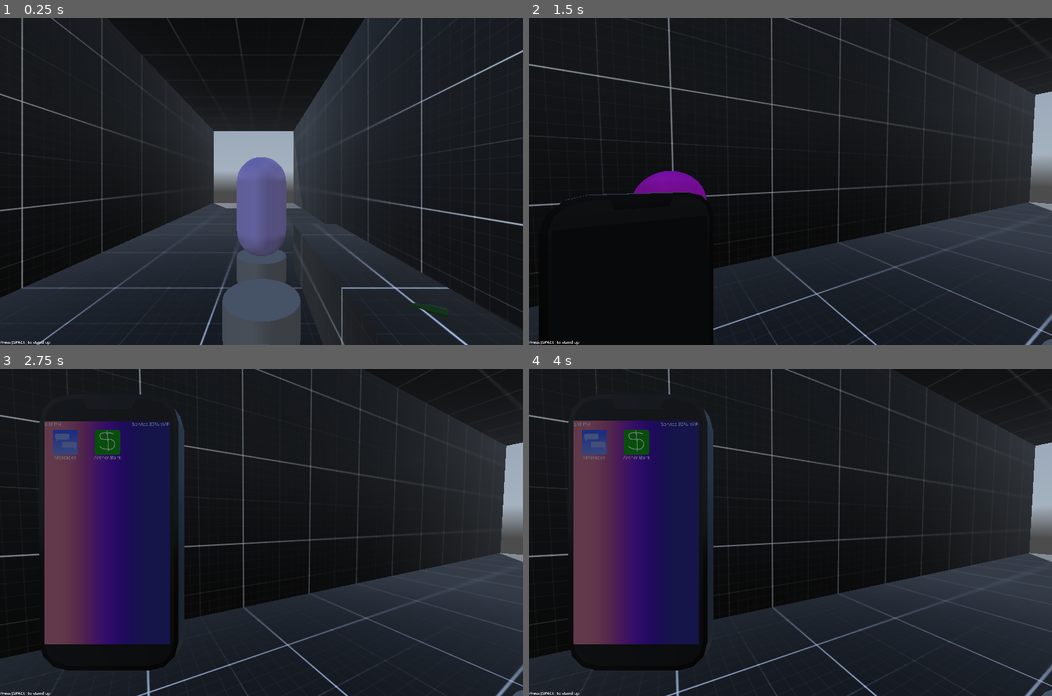
Above: before the commit, frames 1-4 (two rows, left to right).
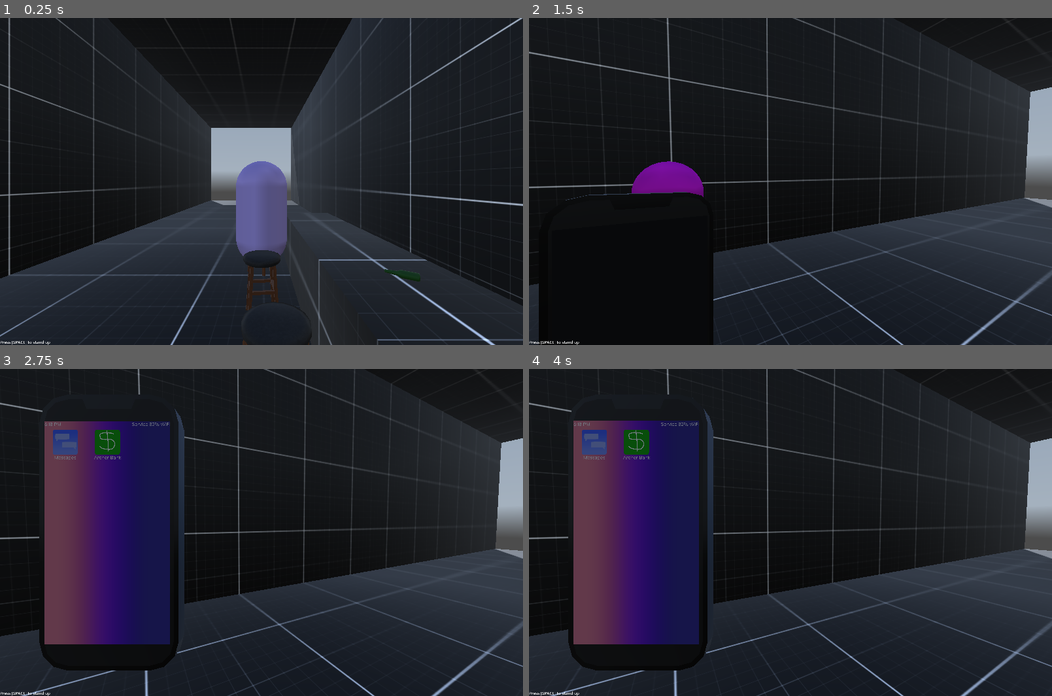
Above: after the commit, the same moments.

Repository: LucasMc17/One-Man-s-Trash
Game: Godot game, scene res://levels/level_01/root.tscn
The game is run twice, just before and just after one commit, with the same random seed, the same clock (stepped at 60 frames per second) and the same inputs. A sky picture missing from this copy of the repository is replaced by a grey-blue gradient.
Inputs (mouse positions are in pixels of both pictures, inside the frame that each line leads up to):
- Up to frame 1 (0.25 s): no input
- Up to frame 2 (1.5 s): tap Space (space) at 0.5, 1.25 s; move the mouse to (816, 181) at 0.52 s; hold W (move_forward) from 0.53 s (still down); tap Enter (enter) at 0.6 s; click (816, 181) at 0.67 s; move the mouse to (764, 181) at 1.27 s; tap Tab (phone) at 1.35 s
- Up to frame 3 (2.75 s): tap Space (space) at 2 s; move the mouse to (313, 460) at 2.02 s; release W (move_forward) at 2.03 s; hold D (move_right) from 2.03 s (still down); hold Space (space) from 2.03 s (still down)
- Up to frame 4 (4 s): release D (move_right) at 2.75 s; release Space (space) at 2.75 s; drag from (764, 597) to (633, 483) at 2.77 s; tap Space (space) at 3.5 s; move the mouse to (947, 581) at 3.52 s; hold A (move_left) from 3.53 s (still down); tap Enter (enter) at 3.6 s

The runs differ from the first frame. In frame 1, 13% of the frame differs, in the area x 0-100%, y 0-100%; in frame 2, 7.0%; in frame 3, 6.7%; in frame 4, 6.7%.

Commit message:
added new stools in bulk

Diff:
--- a/levels/level_01/root.gd
+++ b/levels/level_01/root.gd
@@ -14,7 +14,6 @@
 		return STATE_MACHINE.CURRENT_STATE
 
 func _ready():
-	print(Vector2.UP.normalized())
 	Global.GameState.LEVEL = self
 	Events.level_loaded.emit()
 	Events.dialog_chosen.connect(_on_dialog_chosen)
--- a/levels/level_01/root.tscn
+++ b/levels/level_01/root.tscn
@@ -1,10 +1,9 @@
-[gd_scene load_steps=33 format=3 uid="uid://b2m4463t40ea1"]
+[gd_scene load_steps=32 format=3 uid="uid://b2m4463t40ea1"]
 
 [ext_resource type="Script" uid="uid://krn38ubei1hi" path="res://levels/level_01/root.gd" id="1_06tnj"]
 [ext_resource type="PackedScene" uid="uid://bquo2sra7l7e6" path="res://envs/daytime_env.tscn" id="1_jsf6y"]
 [ext_resource type="PackedScene" uid="uid://dp1q3ngso06dk" path="res://scenes/characters/player/player.tscn" id="2_34nx1"]
 [ext_resource type="PackedScene" uid="uid://brwpkrrtos4o5" path="res://debug/debug_block.tscn" id="3_qgp6h"]
-[ext_resource type="PackedScene" uid="uid://bo47ph4exyenq" path="res://scenes/chairs/debug_chair_01.tscn" id="4_06tnj"]
 [ext_resource type="PackedScene" uid="uid://cd024r0w1hp4p" path="res://invisible_walls/invisible_wall.tscn" id="5_metud"]
 [ext_resource type="PackedScene" uid="uid://8t3idewsxgn6" path="res://scenes/doors/debug_door_01.tscn" id="6_510th"]
 [ext_resource type="PackedScene" uid="uid://bctvs0pbevh86" path="res://scenes/characters/npcs/bartender/bartender.tscn" id="6_v74tu"]
@@ -89,7 +88,7 @@
 
 [node name="Counter" parent="Geometry/Visible" instance=ExtResource("3_qgp6h")]
 transform = Transform3D(1, 0, 0, 0, 1, 0, 0, 0, 1, 2, 0.5, 0)
-size = Vector3(1, 1, 10)
+size = Vector3(1, 1.04, 10)
 
 [node name="BathroomWall" parent="Geometry/Visible" instance=ExtResource("3_qgp6h")]
 transform = Transform3D(1, 0, 0, 0, 1, 0, 0, 0, 1, 3.22085, 1.01758, 12.9966)
@@ -111,26 +110,23 @@
 
 [node name="Seats" type="Node3D" parent="."]
 
-[node name="PlayerChair" parent="Seats" groups=["LevelImportant"] instance=ExtResource("4_06tnj")]
-transform = Transform3D(1, 0, 0, 0, 1, 0, 0, 0, 1, 0.744456, 0, 0)
-
-[node name="DebugChair04" parent="Seats" instance=ExtResource("4_06tnj")]
-transform = Transform3D(1, 0, 0, 0, 1, 0, 0, 0, 1, 0.744456, 0, -1.46479)
-
-[node name="DebugChair05" parent="Seats" instance=ExtResource("4_06tnj")]
-transform = Transform3D(1, 0, 0, 0, 1, 0, 0, 0, 1, 0.744456, 0, -2.77926)
-
-[node name="MikeChair" parent="Seats" groups=["LevelImportant"] instance=ExtResource("4_06tnj")]
-transform = Transform3D(1, 0, 0, 0, 1, 0, 0, 0, 1, 0.744456, 0, -4.36483)
-
-[node name="BartChair" parent="Seats" groups=["LevelImportant"] instance=ExtResource("4_06tnj")]
-transform = Transform3D(1, 0, 0, 0, 1, 0, 0, 0, 1, 0.744456, 0, 1.46014)
-
-[node name="DebugChair03" parent="Seats" instance=ExtResource("4_06tnj")]
-transform = Transform3D(1, 0, 0, 0, 1, 0, 0, 0, 1, 0.744456, 0, 2.97665)
+[node name="BarStool2" parent="Seats" instance=ExtResource("7_vy6qu")]
+transform = Transform3D(0.994014, 0, 0.109249, 0, 1, 0, -0.109249, 0, 0.994014, 0.969832, 0, -2.77164)
+
+[node name="BarStool3" parent="Seats" instance=ExtResource("7_vy6qu")]
+transform = Transform3D(0.736794, 0, -0.676118, 0, 1, 0, 0.676118, 0, 0.736794, 1.06479, 0, -1.48258)
+
+[node name="BartChair" parent="Seats" groups=["LevelImportant"] instance=ExtResource("7_vy6qu")]
+transform = Transform3D(0.997947, 0, -0.0640446, 0, 1, 0, 0.0640446, 0, 0.997947, 0.989219, -2.38419e-07, 1.42217)
+
+[node name="PlayerChair" parent="Seats" groups=["LevelImportant"] instance=ExtResource("7_vy6qu")]
+transform = Transform3D(0.754366, 0, -0.656454, 0, 1, 0, 0.656454, 0, 0.754366, 0.964934, 0, -0.0179952)
+
+[node name="MikeChair" parent="Seats" groups=["LevelImportant"] instance=ExtResource("7_vy6qu")]
+transform = Transform3D(0.826324, 0, -0.563194, 0, 1, 0, 0.563194, 0, 0.826324, 0.965058, 0, -4.22544)
 
 [node name="BarStool" parent="Seats" instance=ExtResource("7_vy6qu")]
-transform = Transform3D(1, 0, 0, 0, 1, 0, 0, 0, 1, 0.596025, 0, 3.74173)
+transform = Transform3D(0.891276, 0, 0.453462, 0, 1, 0, -0.453462, 0, 0.891276, 0.891695, 2.38419e-07, 2.98454)
 
 [node name="Doors" type="Node3D" parent="."]
 
@@ -193,13 +189,13 @@
 [node name="InertProps" type="Node3D" parent="Props"]
 
 [node name="BeerBottle" parent="Props/InertProps" instance=ExtResource("15_thd0o")]
-transform = Transform3D(1, 0, 0, 0, 1, 0, 0, 0, 1, 1.86657, 1.04585, 0)
+transform = Transform3D(1, 0, 0, 0, 1, 0, 0, 0, 1, 1.86657, 1.06711, 0)
 
 [node name="BeerBottle2" parent="Props/InertProps" instance=ExtResource("15_thd0o")]
-transform = Transform3D(1, 0, 0, 0, 1, 0, 0, 0, 1, 1.78854, 1.04585, 0.128315)
+transform = Transform3D(1, 0, 0, 0, 1, 0, 0, 0, 1, 1.78854, 1.06711, 0.128315)
 
 [node name="BeerBottle3" parent="Props/InertProps" instance=ExtResource("15_thd0o")]
-transform = Transform3D(-3.63786e-08, -0.832245, -0.554409, 1, -4.37114e-08, 0, -2.4234e-08, -0.554409, 0.832245, 2.07561, 1.02977, -1.59145)
+transform = Transform3D(-3.63786e-08, -0.832245, -0.554409, 1, -4.37114e-08, 0, -2.4234e-08, -0.554409, 0.832245, 2.07561, 1.05103, -1.59145)
 
 [node name="PhysicsProps" type="Node3D" parent="Props"]
 
--- a/scenes/chairs/bar_stool.tscn
+++ b/scenes/chairs/bar_stool.tscn
@@ -8,7 +8,7 @@
 radius = 0.25
 
 [node name="BarStool" instance=ExtResource("1_gpkyd")]
-sit_position = Vector3(0, 0.615, 0)
+sit_position = Vector3(0, 0.25, 0)
 mesh = ExtResource("2_wu4xo")
 collision_position = Vector3(0, 0.3, 0)
 collision_shape = SubResource("CylinderShape3D_wu4xo")
@@ -18,13 +18,14 @@
 shape = SubResource("CylinderShape3D_wu4xo")
 
 [node name="ChairMesh" parent="." index="1"]
+transform = Transform3D(1, 0, 0, 0, 1.3, 0, 0, 0, 1, 0, 0, 0)
 mesh = ExtResource("2_wu4xo")
 
 [node name="SitMarker" parent="." index="2"]
-transform = Transform3D(1, 0, 0, 0, 1, 0, 0, 0, 1, 0, 0.615, 0)
+transform = Transform3D(1, 0, 0, 0, 1, 0, 0, 0, 1, 0, 0.25, 0)
 
 [node name="EyelineMarker" parent="." index="3"]
-transform = Transform3D(1, 0, 0, 0, 1, 0, 0, 0, 1, 0, 1.615, 0)
+transform = Transform3D(1, 0, 0, 0, 1, 0, 0, 0, 1, 0, 1.25, 0)
 
 [node name="Interactable" parent="." index="5"]
 shape = SubResource("CylinderShape3D_wu4xo")
--- a/scenes/characters/npcs/base_npc.tscn
+++ b/scenes/characters/npcs/base_npc.tscn
@@ -9,9 +9,12 @@
 [ext_resource type="PackedScene" uid="uid://bghca01qsq1sq" path="res://debug/debug_ui/debug_label.tscn" id="7_2gx3w"]
 
 [sub_resource type="CapsuleShape3D" id="CapsuleShape3D_6qnc6"]
-radius = 0.4
+radius = 0.25
+height = 1.8
 
 [sub_resource type="CapsuleShape3D" id="CapsuleShape3D_2gx3w"]
+radius = 0.3
+height = 1.8
 
 [sub_resource type="InputEventKey" id="InputEventKey_2gx3w"]
 device = -1
@@ -23,6 +26,8 @@
 
 [sub_resource type="CapsuleMesh" id="CapsuleMesh_65blf"]
 material = SubResource("StandardMaterial3D_6qnc6")
+radius = 0.3
+height = 1.8
 
 [sub_resource type="ViewportTexture" id="ViewportTexture_2gx3w"]
 viewport_path = NodePath("SubViewport")
@@ -31,7 +36,7 @@
 script = ExtResource("1_wwrmc")
 
 [node name="CollisionShape3D" type="CollisionShape3D" parent="."]
-transform = Transform3D(1, 0, 0, 0, 1, 0, 0, 0, 1, 0, 1, 0)
+transform = Transform3D(1, 0, 0, 0, 1, 0, 0, 0, 1, 0, 0.9, 0)
 shape = SubResource("CapsuleShape3D_6qnc6")
 debug_color = Color(0, 0.6, 0.7, 0.42)
 
@@ -40,14 +45,14 @@
 script = ExtResource("3_2gx3w")
 ACTOR = NodePath("..")
 shape = SubResource("CapsuleShape3D_2gx3w")
-collision_position = Vector3(0, 1, 0)
+collision_position = Vector3(0, 0.9, 0)
 interact_button = SubResource("InputEventKey_2gx3w")
 max_distance = 4.0
 message = "Press [E] to talk"
 interactable_key = &"npc"
 
 [node name="MeshInstance3D" type="MeshInstance3D" parent="."]
-transform = Transform3D(1, 0, 0, 0, 1, 0, 0, 0, 1, 0, 1, 0)
+transform = Transform3D(1, 0, 0, 0, 1, 0, 0, 0, 1, 0, 0.9, 0)
 mesh = SubResource("CapsuleMesh_65blf")
 skeleton = NodePath("../CollisionShape3D")
 
